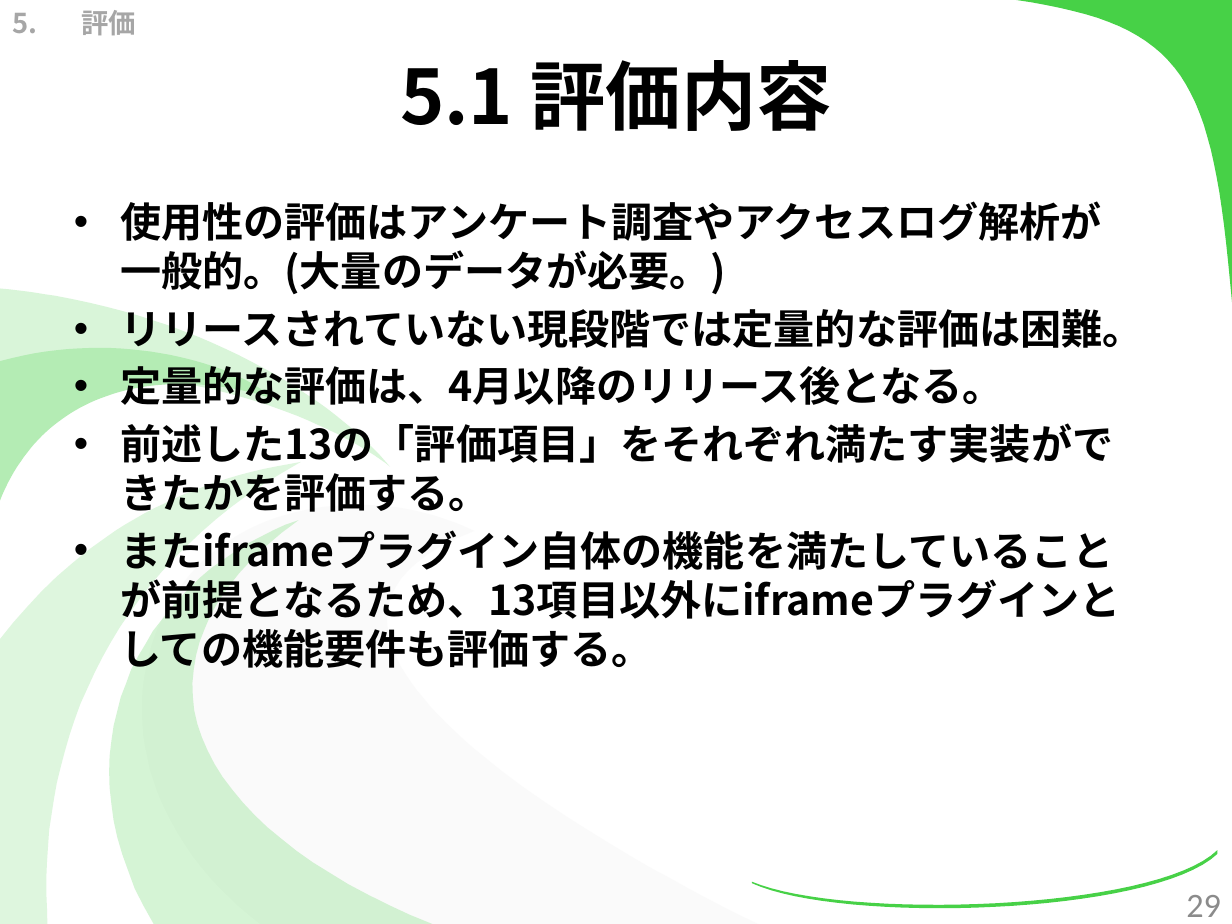
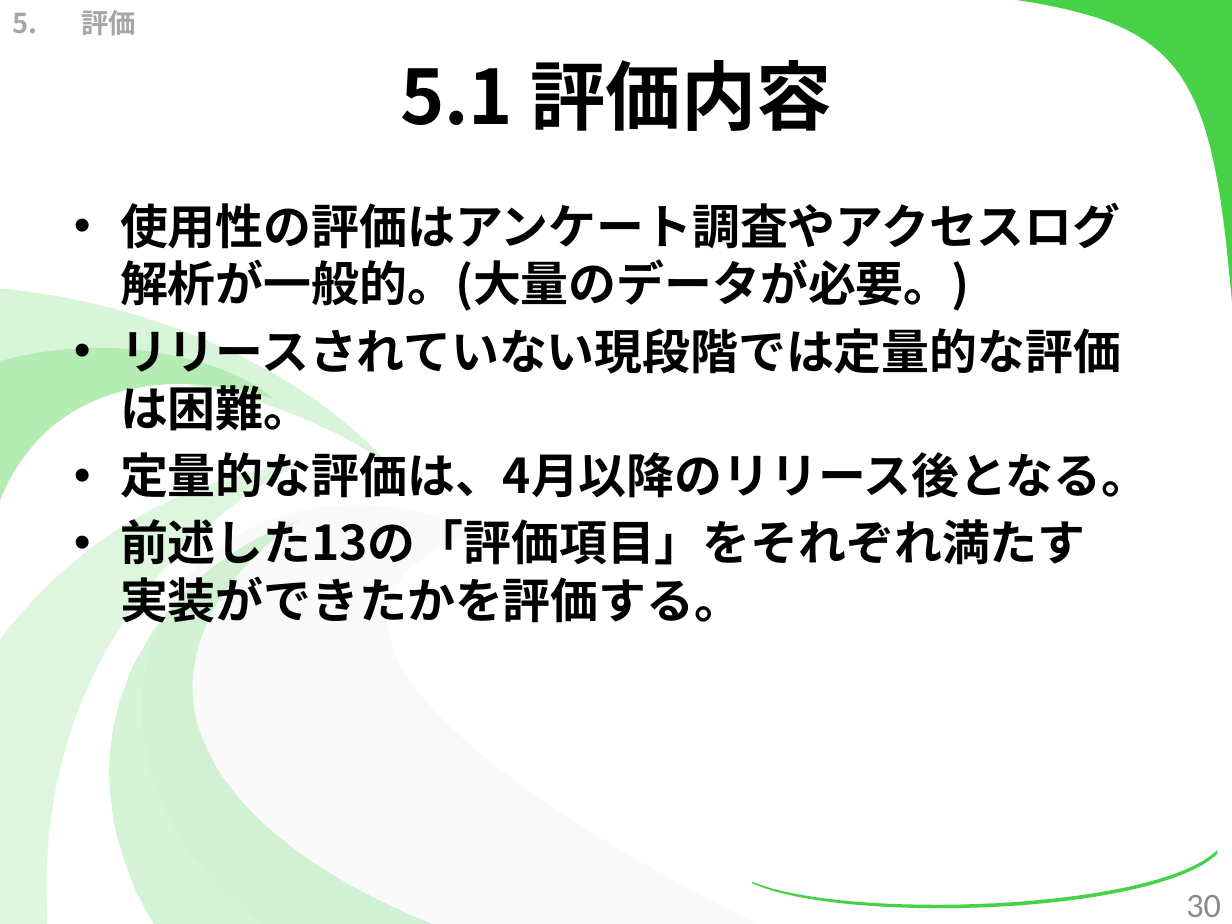
Before and after one commit to kotaro0717/Report-Management, a slide deck: slide 30 of 1.中間報告/3.発表資料/report_hokada.pptx (slide 29 before the commit). Drawn at 1232x924 pixels with LibreOffice and Linux fonts; fonts in the diff are those of the drawing. Boxes give left, top, right and bottom in pixels: in the first picture for what was removed or moved away, otherwise in the second. Text is boxed around its words. In the diff, an @@ line names an element or a change of style, - is before the commit and + after.

```diff
--- a/1.中間報告/3.発表資料/report_hokada.pptx
+++ b/1.中間報告/3.発表資料/report_hokada.pptx
@@ text "使用性の評価はアンケート調査やアクセスログ解析が一般的。(大量のデータが必要。)" at box(120, 202, 1149, 623): size 24 to 28 pt @@
@@ text at box(120, 523, 1121, 668): paragraph removed @@
-• またiframeプラグイン自体の機能を満たしていることが前提となるため、13項目以外にiframeプラグインとしての機能要件も評価する。
@@ page number at box(1186, 895, 1221, 917): text changed @@
-29
+30
```
Also in this commit, not shown: 33 other slides changed, 3 slides added, 5 slides removed.
